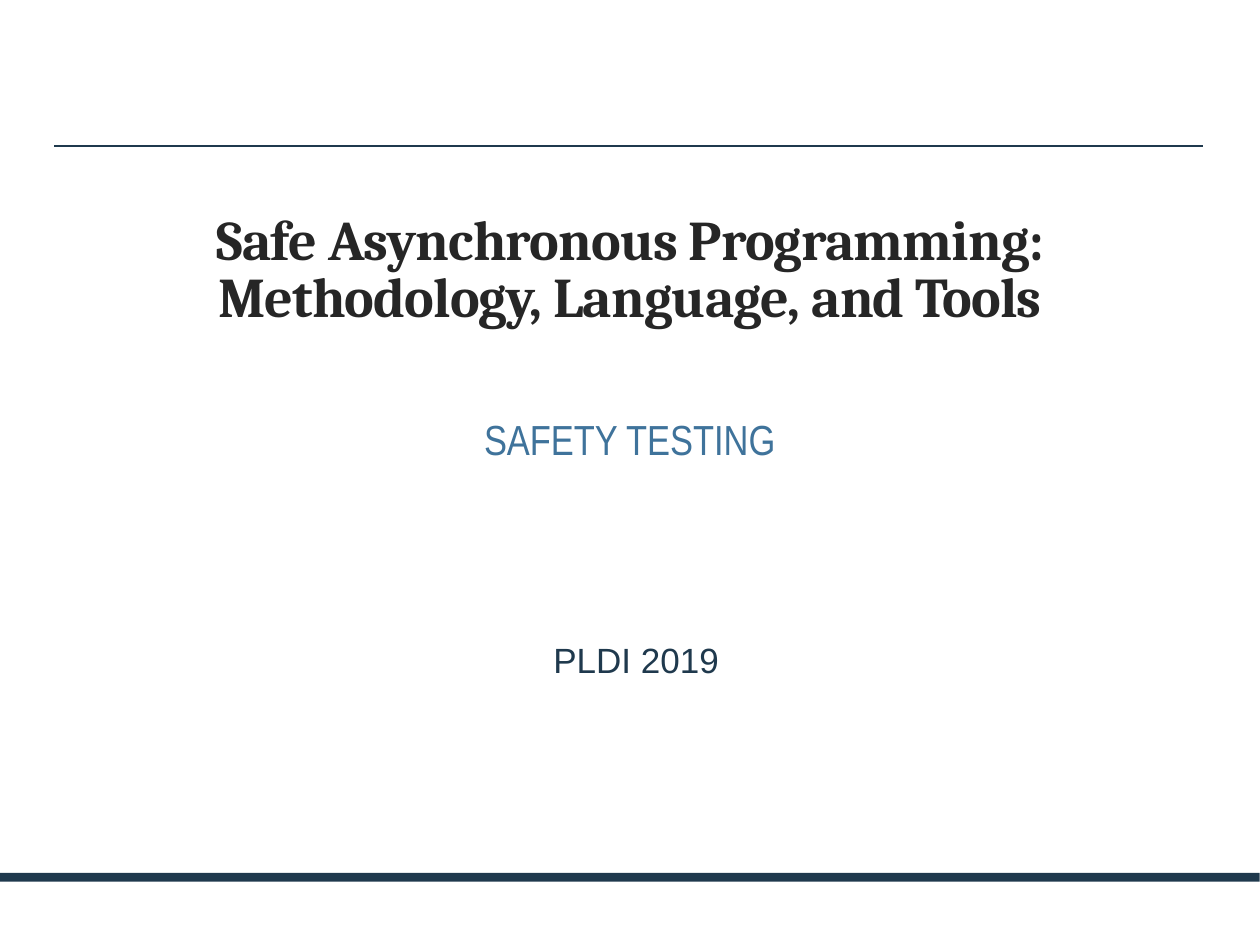
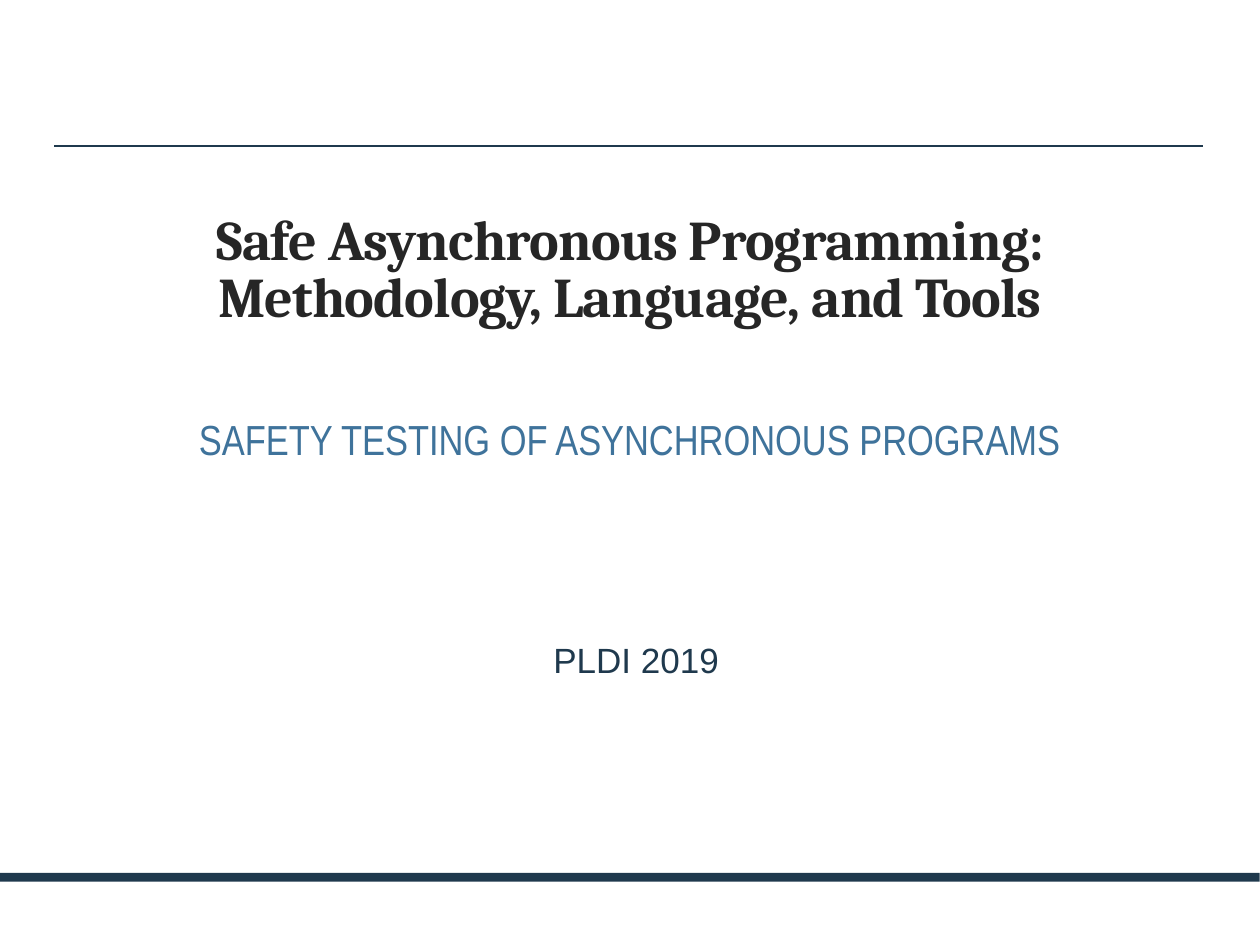
Before and after one commit to p-org/plditutorial, a slide deck: slide 1 of Presentations/MonolithicSafetyTesting.pptx. Drawn at 1260x945 pixels with LibreOffice and Linux fonts; fonts in the diff are those of the drawing. Boxes give left, top, right and bottom in pixels: in the first picture for what was removed or moved away, otherwise in the second. Text is boxed around its words. In the diff, an @@ line names an element or a change of style, - is before the commit and + after.

```diff
--- a/Presentations/MonolithicSafetyTesting.pptx
+++ b/Presentations/MonolithicSafetyTesting.pptx
@@ subtitle at (199, 425, 1060, 456): text changed @@
-SAFETY TESTING
+SAFETY TESTING OF ASYNCHRONOUS PROGRAMS
```
Also in this commit, not shown: 20 other slides changed, 2 slides removed, 12 other files.
